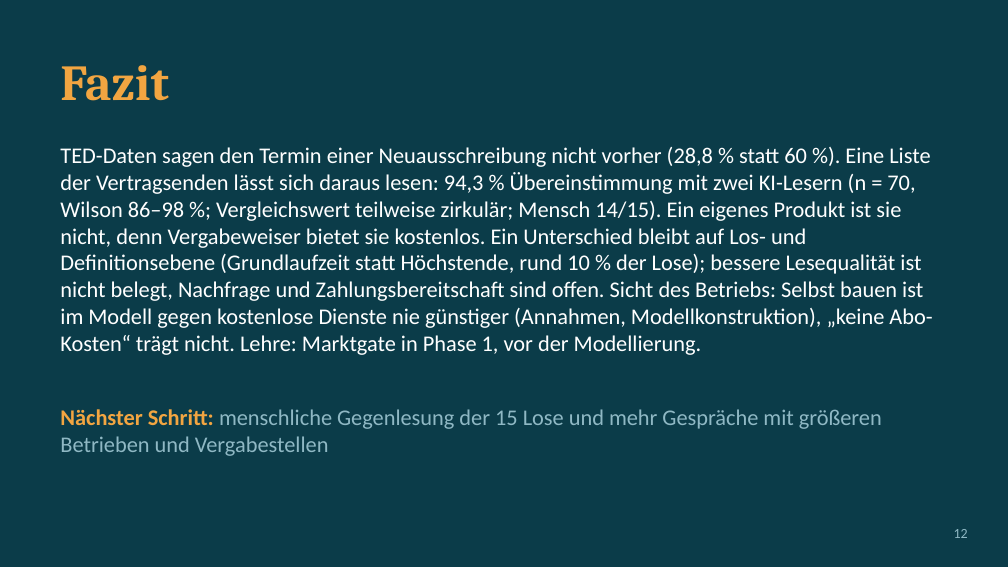
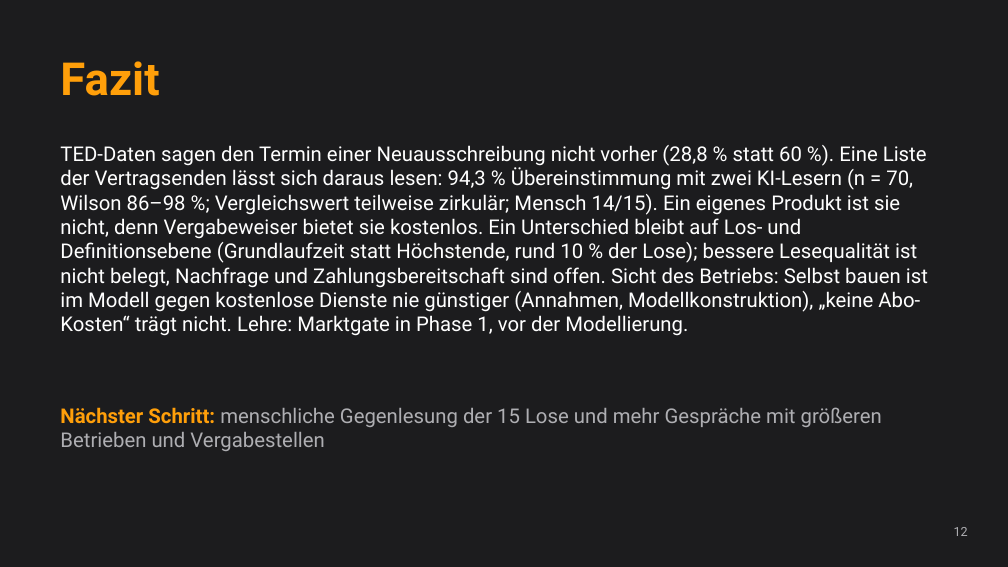
Before and after one commit to ludwigrichthammer9-web/vergabe_radar, a slide deck: slide 12 of docs/vortrag/vortrag_vergabe_radar.pptx. Drawn at 1008x567 pixels with LibreOffice and Linux fonts; fonts in the diff are those of the drawing. Boxes give left, top, right and bottom in pixels: in the first picture for what was removed or moved away, otherwise in the second. Text is boxed around its words. In the diff, an @@ line names an element or a change of style, - is before the commit and + after.

```diff
--- a/docs/vortrag/vortrag_vergabe_radar.pptx
+++ b/docs/vortrag/vortrag_vergabe_radar.pptx
@@ background #0B3C49 to #1C1C1E @@
@@ text "Fazit" at (60, 61, 159, 96): size 36 to 32.5 pt, font Cambria to Roboto, text colour #F2A541 to #FF9F0A @@
@@ text "TED-Daten sagen den Termin einer ..." at (60, 145, 928, 336): size 16 to 14.5 pt, font Calibri to Roboto @@
@@ text "Nächster Schritt: menschliche Gegenlesung der ..." at (60, 407, 882, 451): size 16 to 14.5 pt, font Calibri to Roboto; text colour #F2A541 to #FF9F0A in "Nächster Schritt:"; text colour #8FB8C4 to #AEAEB2 in "menschliche Gegenlesung der 15 Lose und mehr ..." @@
@@ text "12" at (954, 527, 968, 536): size 10 to 9 pt, font Calibri to Roboto, text colour #8FB8C4 to #AEAEB2 @@
```
Also in this commit, not shown: 10 other slides changed, 1 slide added, 1 slide removed, 7 other files.
